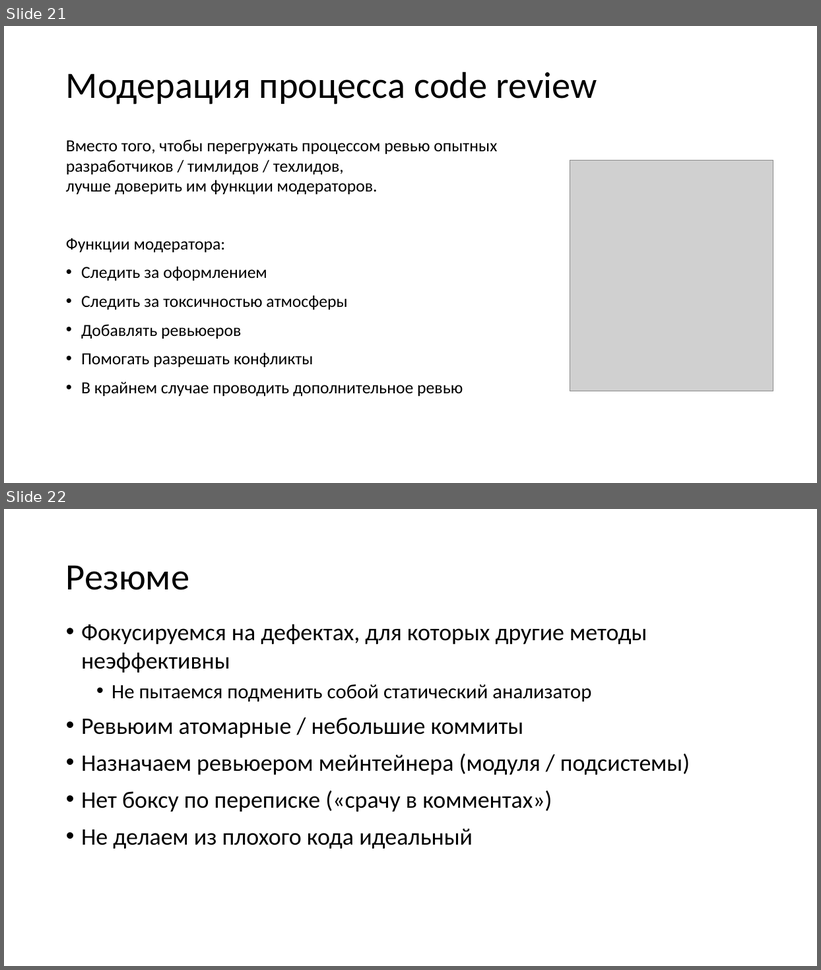
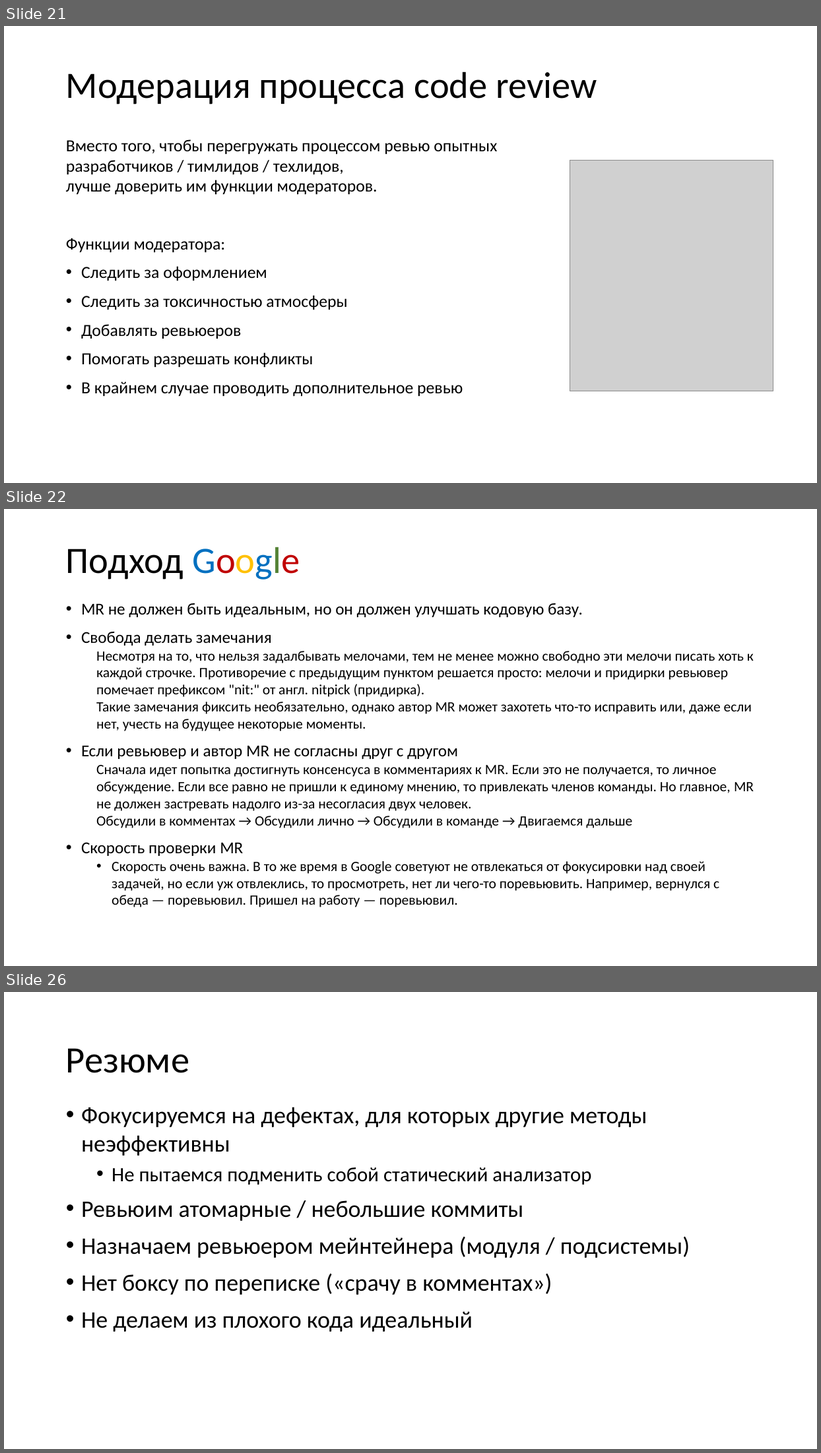
Before and after one commit to xtrueman/prog_instruments, a slide deck: presentations/CodeReview.pptx. Shown one above the other, each under a label of ours: slides 21 and 22 before the commit, slides 21, 22 and 26 after it; the slides between them are not shown. The pictures are 821x970 and 821x1453 pixels, drawn with LibreOffice and Linux fonts; fonts in the diff are those of the drawing; grey boxes stand for pictures. Boxes give left, top, right and bottom in pixels: in the first picture for what was removed or moved away, otherwise in the second. Text is boxed around its words. In the diff, an @@ line names an element or a change of style, - is before the commit and + after.

```diff
--- a/presentations/CodeReview.pptx
+++ b/presentations/CodeReview.pptx
@@ slide 22 added at <box>4,509,817,966</box>, background #FFFFFF @@
@@ title added at <box>66,547,300,580</box>, 44 pt, text #000000 @@
+Подход Google
@@ text added at <box>81,603,754,908</box>, 16.8 pt, text #000000 @@
+• MR не должен быть идеальным, но он должен улучшать кодовую базу.
+• Свобода делать замечания
+  Несмотря на то, что нельзя задалбывать мелочами, тем не менее можно свободно эти мелочи писать хоть к каждой строчке. Противоречие с предыдущим пунктом решается просто: мелочи и придирки ревьювер помечает префиксом "nit:" от англ. nitpick (придирка).
+  Такие замечания фиксить необязательно, однако автор MR может захотеть что-то исправить или, даже если нет, учесть на будущее некоторые моменты.
+• Если ревьювер и автор MR не согласны друг с другом
+  Сначала идет попытка достигнуть консенсуса в комментариях к MR. Если это не получается, то личное обсуждение. Если все равно не пришли к единому мнению, то привлекать членов команды. Но главное, MR не должен застревать надолго из-за несогласия двух человек.
+  Обсудили в комментах → Обсудили лично → Обсудили в команде → Двигаемся дальше
+• Скорость проверки MR
+  • Скорость очень важна. В то же время в Google советуют не отвлекаться от фокусировки над своей задачей, но если уж отвлеклись, то просмотреть, нет ли чего-то поревьювить. Например, вернулся с обеда — поревьювил. Пришел на работу — поревьювил.
@@ what was slide 22 is now slide 26 @@
```
Also in this commit, not shown: 4 slides changed, 3 other slides added, 1 other file.
